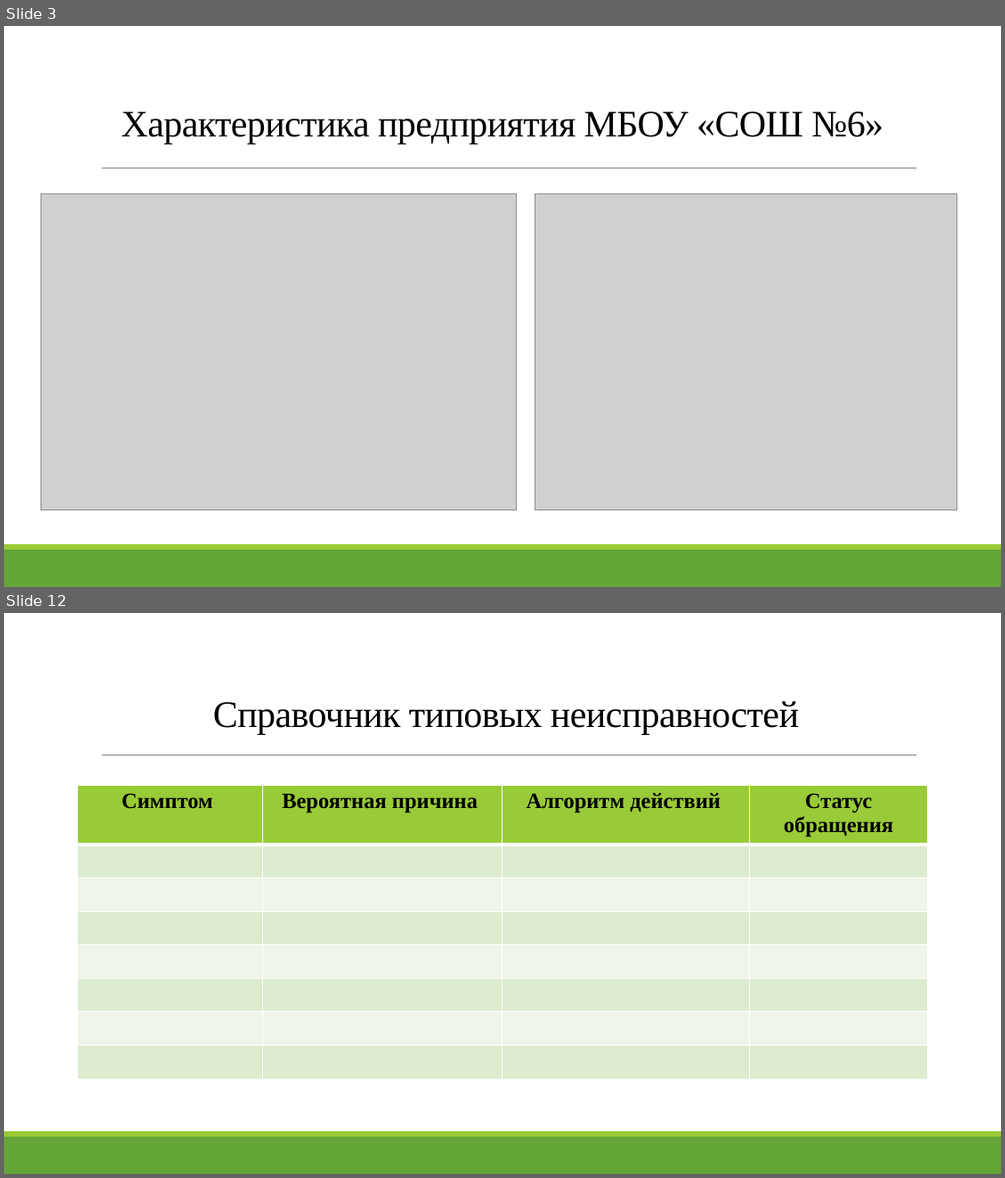
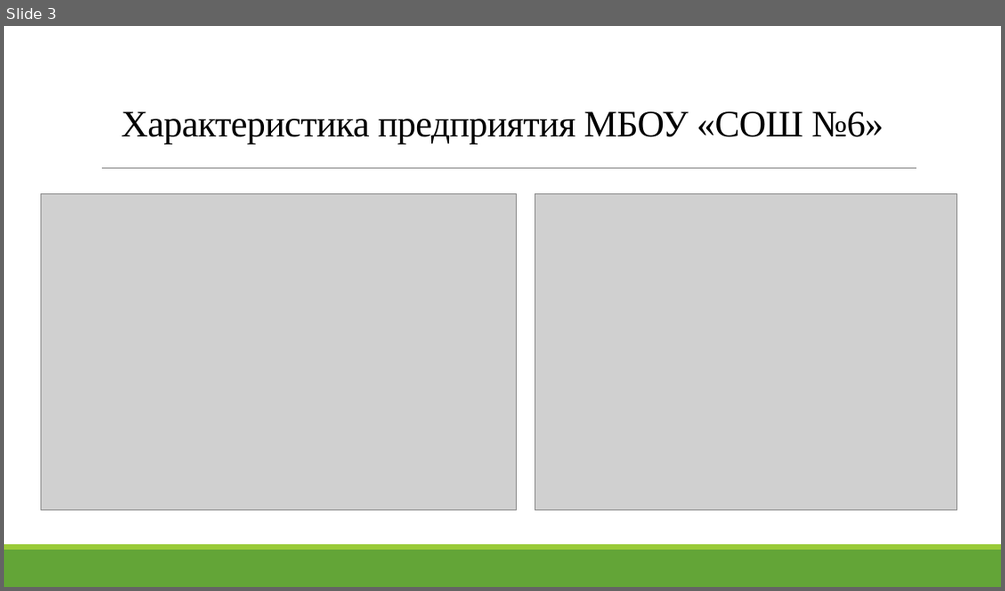
Before and after one commit to lizamlzw/yupk, a slide deck: практика Макарова.pptx. Shown one above the other, each under a label of ours: slides 3 and 12 before the commit, slide 3 after it; the slides between them are not shown. The pictures are 1005x1178 and 1005x591 pixels, drawn with LibreOffice and Linux fonts; fonts in the diff are those of the drawing; grey boxes stand for pictures. Boxes give left, top, right and bottom in pixels: in the first picture for what was removed or moved away, otherwise in the second. Text is boxed around its words. In the diff, an @@ line names an element or a change of style, - is before the commit and + after.

```diff
--- a/практика Макарова.pptx
+++ b/практика Макарова.pptx
@@ slide 12 removed at [4,613,1001,1174], background #FFFFFF; not listed: 3 template elements that a slide beside it also shows @@
@@ title removed at [213,701,799,734] @@
-Справочник типовых неисправностей
@@ table removed at [77,785,928,1083], 8 rows, 4 columns @@
-Симптом | Вероятная причина | Алгоритм действий | Статус обращения
- |  |  | 
- |  |  | 
- |  |  | 
- |  |  | 
- |  |  | 
- |  |  | 
- |  |  | 
```
Also in this commit, not shown: 1 slide changed, 8 slides added, 11 other slides removed, 1 other file.
